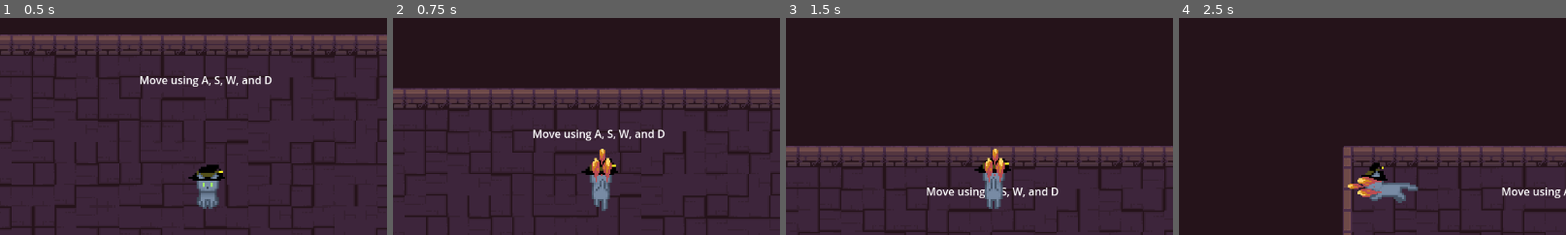
Above: before the commit, frames 1-4 (left to right).
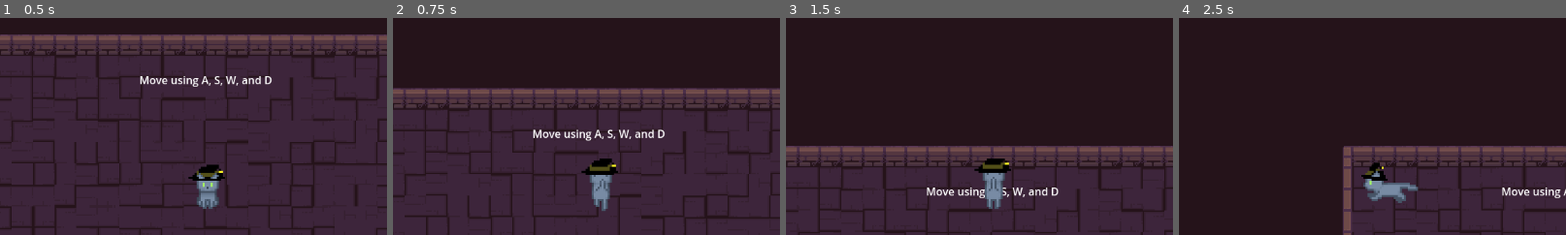
Above: after the commit, the same moments.

Repository: pablocoop/CC5408-Proyecto
Game: Godot game, scene res://scenes/main.tscn
Two runs of this game, one before a commit and one after it. Both use one fixed random seed, a clock stepped at 60 frames per second and the inputs below.
Inputs (mouse positions are % of the whole screen's width and height, from its top left):
- Up to frame 1 (0.5 s): no input
- Up to frame 2 (0.75 s): tap Enter at 0.5 s; move the mouse to (45, 70) at 0.52 s; hold W (move_up) from 0.53 s (still down); tap Space (attack) at 0.6 s
- Up to frame 3 (1.5 s): keep holding W (move_up); tap Space (attack) at 1.25, 1.35 s; move the mouse to (80, 65) at 1.27 s
- Up to frame 4 (2.5 s): move the mouse to (20, 35) at 2.02 s; release W (move_up) at 2.03 s; hold A (move_left) from 2.03 s (still down); hold Right mouse button (run) from 2.03 s (still down); tap Space (attack) at 2.3 s
The pictures show only the part of the screen within x 23-73%, y 10-60%; the shares and areas given below are measured in that part.

Frame 1 is identical in both runs. In frame 2, 0.4% of the frame differs, in the area x 51-57%, y 60-76%; in frame 3, 0.4%; in frame 4, 0.4%.

Commit message:
fix: superhot effect

Diff:
--- a/scenes/main.gd
+++ b/scenes/main.gd
@@ -30,3 +30,7 @@
 
 func _on_ball_speed_changed(factor: float) -> void:
 	target_time_scale = factor
+	# (Opcional) Propaga también el factor a los enemigos,
+	# en caso de que quieras controlar ellos directamente:
+	for enemy in get_tree().get_nodes_in_group("enemies"):
+		enemy._on_slowmo_factor(factor)
--- a/scenes/player.gd
+++ b/scenes/player.gd
@@ -34,7 +34,7 @@
 
 # Knockback
 var knockback_vector := Vector2.ZERO
-var knockback_timer := 0.5
+var knockback_timer := 0.0
 @export var knockback_duration := 0.5
 @export var knockback_force := 600.0
 
@@ -228,12 +228,15 @@
 	attack_hitbox_shape.disabled = false
 	attack_hitbox.get_node("Sprite2D").visible = true
 
-	await get_tree().create_timer(attack_duration).timeout
+	# <-- aquí aplicamos la compensación:
+	await get_tree().create_timer(attack_duration * Engine.time_scale).timeout
 	attack_hitbox.monitoring = false
-	attack_hitbox_shape.disabled = true  # Desactivar colisión visual
+	attack_hitbox_shape.disabled = true
 	attack_hitbox.get_node("Sprite2D").visible = false
-	is_invulnerable = false # DEVUG ONLY
-	await get_tree().create_timer(attack_cooldown).timeout
+
+	# y lo mismo para el cooldown:
+	await get_tree().create_timer(attack_cooldown * Engine.time_scale).timeout
+
 	can_attack = true
 
 func death() -> void:
--- a/scenes/skeleton.gd
+++ b/scenes/skeleton.gd
@@ -7,12 +7,17 @@
 var is_dead := false
 var is_invulnerable := false
 var is_paused := false
+# Guardamos la velocidad base para escalarla después
+var base_max_speed := 0.0
 
 @onready var animation_tree: AnimationTree = $AnimationTree
 @onready var playback = animation_tree.get("parameters/playback")
 @onready var pivot: Node2D = $Pivot
 @onready var ray_cast_2d: RayCast2D = $Pivot/RayCast2D
 @onready var hurtbox: Hurtbox = $Pivot/Hurtbox
+@onready var hitbox: Hitbox = $Pivot/Hitbox
+
+
 
 
 
@@ -20,6 +25,12 @@
 	animation_tree.active = true
 	add_to_group("enemies")
 	health_component.died.connect(death)
+	base_max_speed = max_speed
+	call_deferred("_connect_slowmo")
+	hitbox.damage_dealt.connect(_on_hitbox_damage_dealt)
+	#var balls = get_tree().get_nodes_in_group("ball")
+	#if balls.size() > 0:
+		#balls[0].ball_speed_changed.connect(_on_slowmo_factor)
 
 func _physics_process(delta: float) -> void:
 	if is_paused:
@@ -66,8 +77,6 @@
 		await get_tree().create_timer(1.5).timeout
 		queue_free()
 
-
-
 func flash_red() -> void:
 	modulate = Color(1, 0.7, 0.7)
 	await get_tree().create_timer(0.1).timeout
@@ -89,6 +98,23 @@
 	is_invulnerable = false
 	hurtbox.monitoring = true
 
+func _connect_slowmo() -> void:
+	for b in get_tree().get_nodes_in_group("ball"):
+		b.ball_speed_changed.connect(_on_slowmo_factor)
+
+func _on_slowmo_factor(factor: float) -> void:
+	# Solo escalamos la velocidad de movimiento
+	max_speed = base_max_speed * factor
+
+	# Opcional: si quieres escalar también la animación,
+	# y tu AnimationTree lo soporta, podrías hacer:
+	animation_tree.set("parameters/playback/speed_scale", factor)
+	# ó si usas AnimationPlayer:
+	# $AnimationPlayer.playback_speed = factor
+func _on_hitbox_damage_dealt(target_position: Vector2) -> void:
+	# target_position es la posición del jugador cuando recibió el daño
+	# Solo disparamos la animación (el daño ya se aplicó en el Hurtbox del Player)
+	playback.travel("attack")
 func pause_enemy():
 	is_paused = true
 
